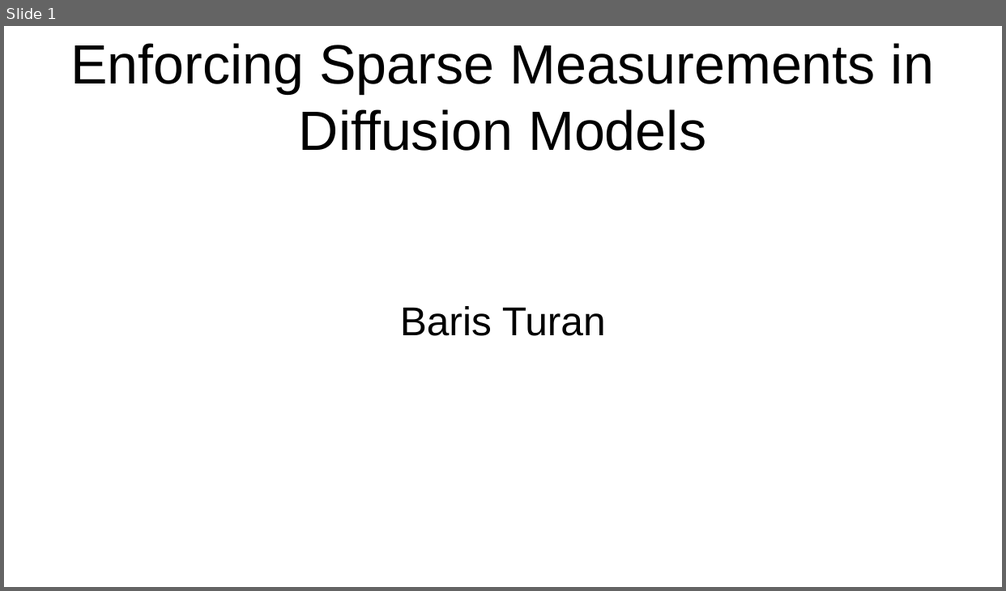
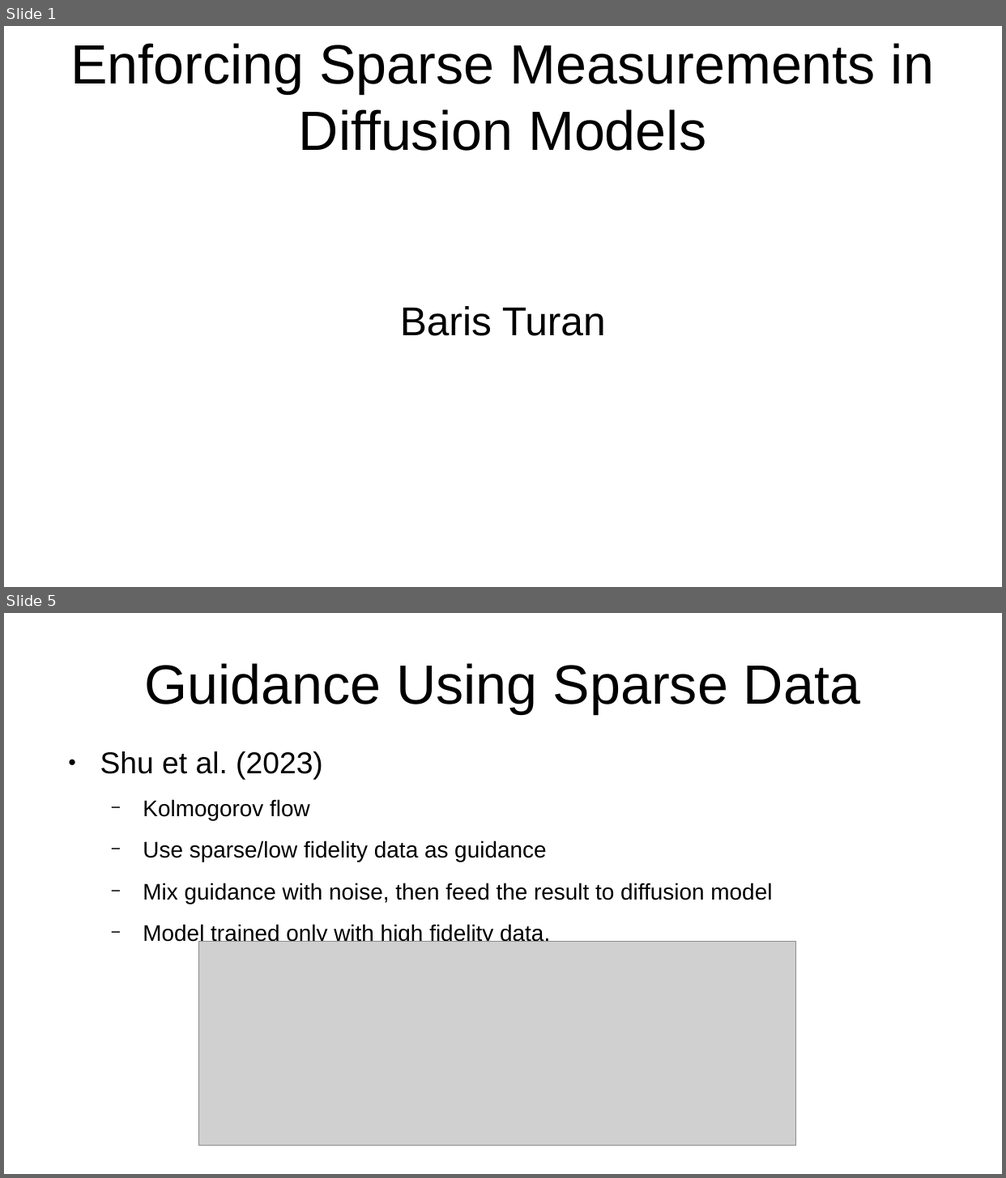
Before and after one commit to baristuran/baris-personal, a slide deck: Enforcing_Sparse_Measurements.odp. Shown one above the other, each under a label of ours: slide 1 before the commit, slides 1 and 5 after it; the slides between them are not shown. The pictures are 1006x591 and 1006x1178 pixels, drawn with LibreOffice and Linux fonts; fonts in the diff are those of the drawing; grey boxes stand for pictures. Boxes give left, top, right and bottom in pixels: in the first picture for what was removed or moved away, otherwise in the second. Text is boxed around its words. In the diff, an @@ line names an element or a change of style, - is before the commit and + after.

```diff
--- a/Enforcing_Sparse_Measurements.odp
+++ b/Enforcing_Sparse_Measurements.odp
@@ slide 5 added at <box>4,613,1002,1174</box>, background #FFFFFF @@
@@ title added at <box>144,663,860,714</box>, 44 pt, text #000000 @@
+Guidance Using Sparse Data
@@ text added at <box>100,752,772,945</box>, 18 pt, text #000000 @@
+● Shu et al. (2023)
+  − Kolmogorov flow
+  − Use sparse/low fidelity data as guidance
+  − Mix guidance with noise, then feed the result to diffusion model
+  − Model trained only with high fidelity data.
@@ picture added at <box>199,942,796,1145</box> @@
```
Also in this commit, not shown: 3 slides changed, 9 other slides added, 3 slides removed, 4 other files.
